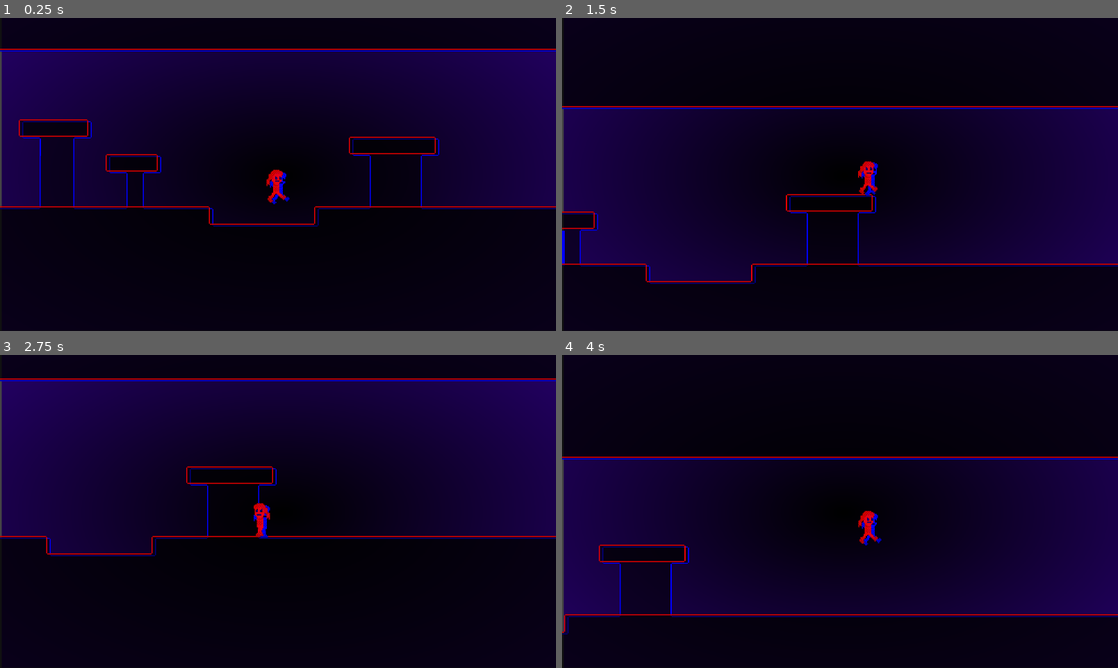
Above: before the commit, frames 1-4 (two rows, left to right).
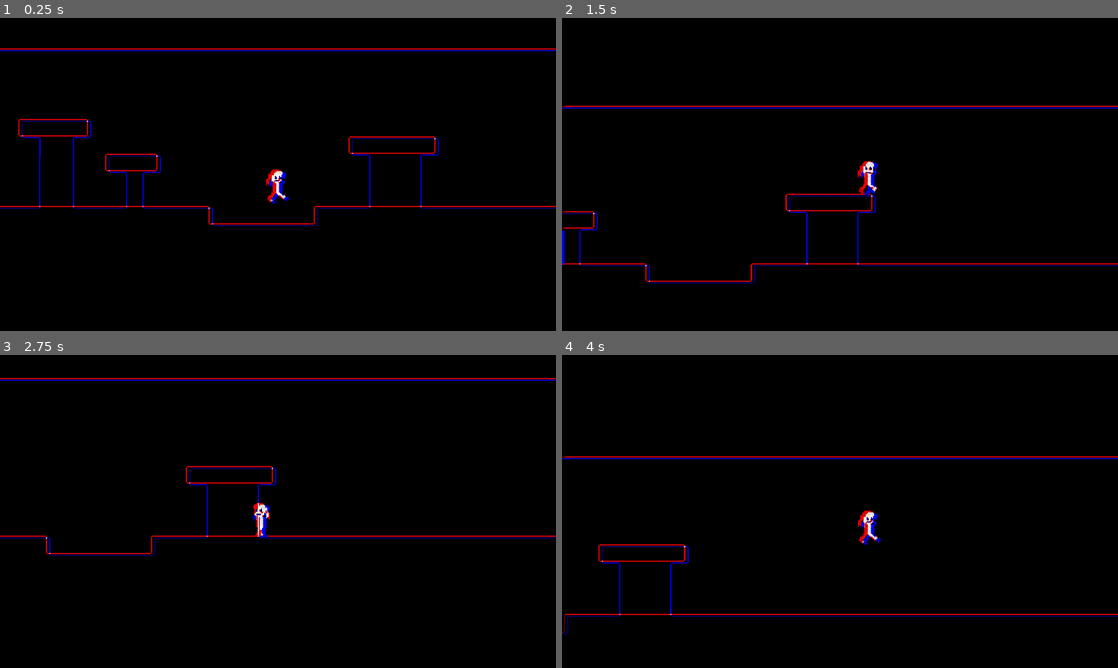
Above: after the commit, the same moments.

Repository: thetntm/Red-and-Blue
Game: Godot game, scene res://Levels/testLevel.tscn
The game is run twice, just before and just after one commit, with the same random seed, the same clock (stepped at 60 frames per second) and the same inputs.
Inputs:
- Up to frame 1 (0.25 s): no input
- Up to frame 2 (1.5 s): tap Enter (ui_accept) at 0.5, 0.77 s; hold Right (ui_right) from 0.53 s (still down)
- Up to frame 3 (2.75 s): tap Enter (ui_accept) at 1.52 s; release Right (ui_right) at 2.03 s; hold Left (ui_left) from 2.03 s (still down)
- Up to frame 4 (4 s): release Left (ui_left) at 2.78 s; hold Right (ui_right) from 2.78 s (still down); tap Enter (ui_accept) at 3.02, 3.77 s

The runs differ from the first frame. In frame 1, 42% of the frame differs, in the area x 0-100%, y 0-100%; in frame 2, 44%; in frame 3, 47%; in frame 4, 43%.

Commit message:
shader is now perfect don't change it
it's peak

Diff:
--- /dev/null
+++ b/Escape Clause.gd
@@ -0,0 +1,15 @@
+extends Node2D
+
+
+# Called when the node enters the scene tree for the first time.
+func _ready():
+	pass # Replace with function body.
+
+
+# Called every frame. 'delta' is the elapsed time since the previous frame.
+func _process(delta):
+	pass
+
+func _input(event):
+	if Input.is_action_just_pressed("escape"):
+		get_tree().quit();
--- /dev/null
+++ b/Levels/followCamera.gd
@@ -0,0 +1,11 @@
+extends ColorRect
+
+@export var camera : Camera2D;
+# Called when the node enters the scene tree for the first time.
+func _ready():
+	pass # Replace with function body.
+
+
+# Called every frame. 'delta' is the elapsed time since the previous frame.
+func _process(delta):
+	position = camera.position;
--- a/Levels/testLevel.tscn
+++ b/Levels/testLevel.tscn
@@ -1,9 +1,16 @@
-[gd_scene load_steps=9 format=3 uid="uid://c8wysmoyt48s2"]
+[gd_scene load_steps=12 format=3 uid="uid://c8wysmoyt48s2"]
 
 [ext_resource type="PackedScene" uid="uid://d08elk5st0yjl" path="res://Dither (player Character)/player.tscn" id="1_q0ee4"]
 [ext_resource type="PackedScene" uid="uid://dcgk0xn6u333u" path="res://Tilemaps/tileMap.tscn" id="2_uet20"]
 [ext_resource type="Shader" path="res://shaders/RedChromatic.gdshader" id="3_a4q71"]
 [ext_resource type="Shader" path="res://shaders/Bluechromatic.gdshader" id="3_bdc6o"]
+[ext_resource type="Shader" path="res://shaders/Whitechromatic.gdshader" id="5_fm7a4"]
+[ext_resource type="PackedScene" uid="uid://bv75bwsxpd6u7" path="res://escape_clause.tscn" id="7_i3c5u"]
+
+[sub_resource type="ShaderMaterial" id="ShaderMaterial_n2ygw"]
+shader = ExtResource("5_fm7a4")
+shader_parameter/blue_thresh = 0.05
+shader_parameter/red_thresh = 0.7
 
 [sub_resource type="ShaderMaterial" id="ShaderMaterial_0chv8"]
 shader = ExtResource("3_bdc6o")
@@ -12,7 +19,7 @@
 shader = ExtResource("3_a4q71")
 
 [sub_resource type="Gradient" id="Gradient_o6r3m"]
-colors = PackedColorArray(0, 0, 0, 1, 0.145937, 0.000167639, 0.414492, 1)
+colors = PackedColorArray(0, 0, 0, 1, 0, 0, 0.184314, 1)
 
 [sub_resource type="GradientTexture2D" id="GradientTexture2D_xeo4m"]
 gradient = SubResource("Gradient_o6r3m")
@@ -22,6 +29,17 @@
 fill_from = Vector2(0.504348, 0.504348)
 
 [node name="TestLevel" type="Node2D"]
+
+[node name="Player2" parent="." instance=ExtResource("1_q0ee4")]
+position = Vector2(285, 188)
+
+[node name="ColorRect" type="ColorRect" parent="Player2/Camera2D" index="0"]
+z_index = 2
+material = SubResource("ShaderMaterial_n2ygw")
+offset_left = -281.0
+offset_top = -169.0
+offset_right = 282.0
+offset_bottom = 166.0
 
 [node name="Levels" type="CanvasGroup" parent="."]
 
@@ -40,11 +58,13 @@
 layer_0/tile_data = PackedInt32Array(983056, 65536, 0, 983055, 65536, 0, 983054, 65536, 0, 983053, 65536, 1, 917517, 13 …(51564 unchanged characters)…
 
 [node name="ParallaxBackground" type="ParallaxBackground" parent="."]
+visible = false
 scroll_ignore_camera_zoom = true
 
 [node name="Sprite2D" type="Sprite2D" parent="ParallaxBackground"]
-position = Vector2(1288, 719)
+position = Vector2(277, 186)
 texture = SubResource("GradientTexture2D_xeo4m")
 
-[node name="Player2" parent="." instance=ExtResource("1_q0ee4")]
-position = Vector2(285, 188)
+[node name="Escape Clause" parent="." instance=ExtResource("7_i3c5u")]
+
+[editable path="Player2"]
--- /dev/null
+++ b/escape_clause.tscn
@@ -0,0 +1,6 @@
+[gd_scene load_steps=2 format=3 uid="uid://bv75bwsxpd6u7"]
+
+[ext_resource type="Script" path="res://Escape Clause.gd" id="1_dvy47"]
+
+[node name="Escape Clause" type="Node2D"]
+script = ExtResource("1_dvy47")
--- a/project.godot
+++ b/project.godot
@@ -12,7 +12,7 @@
 
 config/name="Red and Blue"
 run/main_scene="res://Levels/testLevel.tscn"
-config/features=PackedStringArray("4.2", "Forward Plus")
+config/features=PackedStringArray("4.1", "Forward Plus")
 config/icon="res://icon.svg"
 
 [display]
@@ -21,10 +21,18 @@
 window/size/viewport_height=1440
 window/stretch/scale_mode="integer"
 
+[input]
+
+escape={
+"deadzone": 0.5,
+"events": [Object(InputEventKey,"resource_local_to_scene":false,"resource_name":"","device":0,"window_id":0,"alt_pressed":false,"shift_pressed":false,"ctrl_pressed":false,"meta_pressed":false,"pressed":false,"keycode":0,"physical_keycode":4194305,"key_label":0,"unicode":0,"echo":false,"script":null)
+]
+}
+
 [rendering]
 
 textures/canvas_textures/default_texture_filter=0
-environment/defaults/default_clear_color=Color(0.270588, 0.270588, 0.270588, 0)
+environment/defaults/default_clear_color=Color(0, 0, 0, 0)
 
 [shader_globals]
 
--- a/shaders/RedChromatic.gdshader
+++ b/shaders/RedChromatic.gdshader
@@ -22,8 +22,8 @@
 
 	c.a = displacedAlpha;
 
-	if (c.r > 0.001) {
-		c.a = 0.9;
+	if (c.r > 0.02) {
+		c.a = 0.5;
 	}
 
 	COLOR = vec4(c.r, c.g, c.b, c.a);
--- a/shaders/Whitechromatic.gdshader
+++ b/shaders/Whitechromatic.gdshader
@@ -0,0 +1,27 @@
+shader_type canvas_item;
+render_mode unshaded;
+
+uniform sampler2D screen_texture : hint_screen_texture, repeat_disable, filter_nearest;
+
+uniform float blue_thresh = 0.1;
+
+uniform float red_thresh = 0.1;
+
+void fragment() {
+	float r = texture(screen_texture, SCREEN_UV + vec2(SCREEN_PIXEL_SIZE), 0.0).r;
+	float g = texture(screen_texture, SCREEN_UV + vec2(SCREEN_PIXEL_SIZE), 0.0).g;
+	float b = texture(screen_texture, SCREEN_UV + vec2(SCREEN_PIXEL_SIZE), 0.0).b;
+
+	r *= 2.0;
+
+	if (r > red_thresh){
+		//r *= 2.0;
+		b *= 2.0;
+	}
+
+	if (b > blue_thresh && r > red_thresh){
+		g = (r+b) / 2.0;
+	}
+
+	COLOR = vec4(r, g, b, 1.0);
+}
--- a/shaders/invisible.gdshader
+++ b/shaders/invisible.gdshader
@@ -1,7 +1,5 @@
 shader_type canvas_item;
 render_mode unshaded;
-
-uniform sampler2D screen_texture : hint_screen_texture, repeat_disable, filter_nearest;
 
 void fragment() {
 	COLOR = vec4(0.0,0.0,0.0,0.0);
